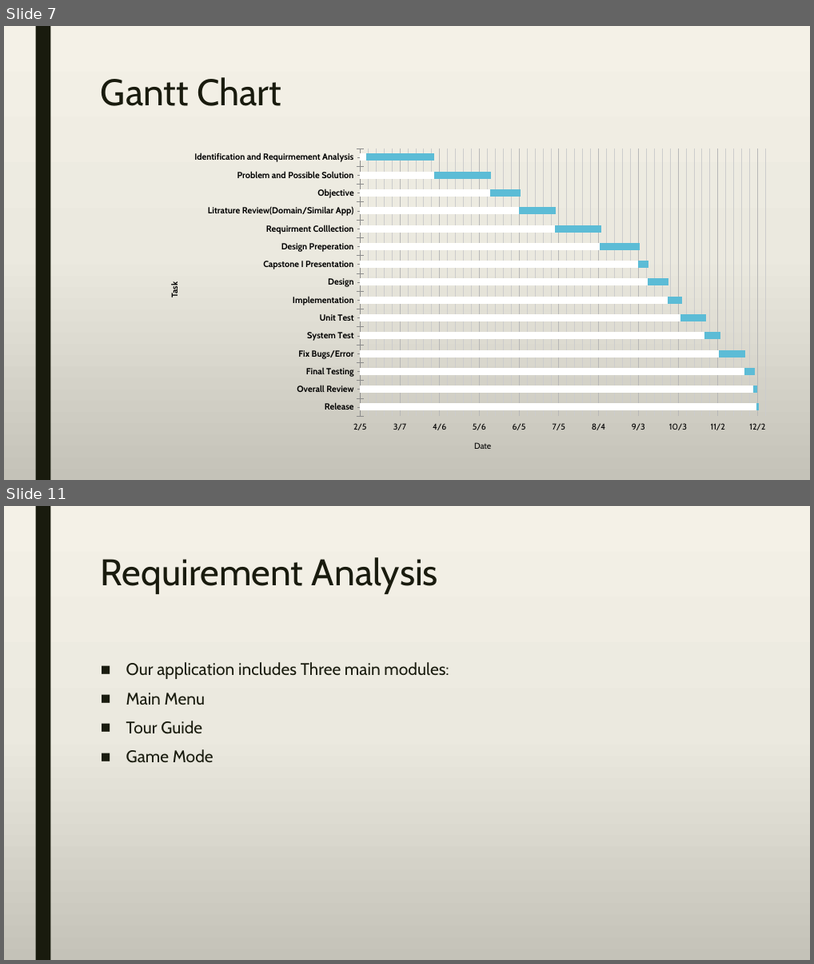
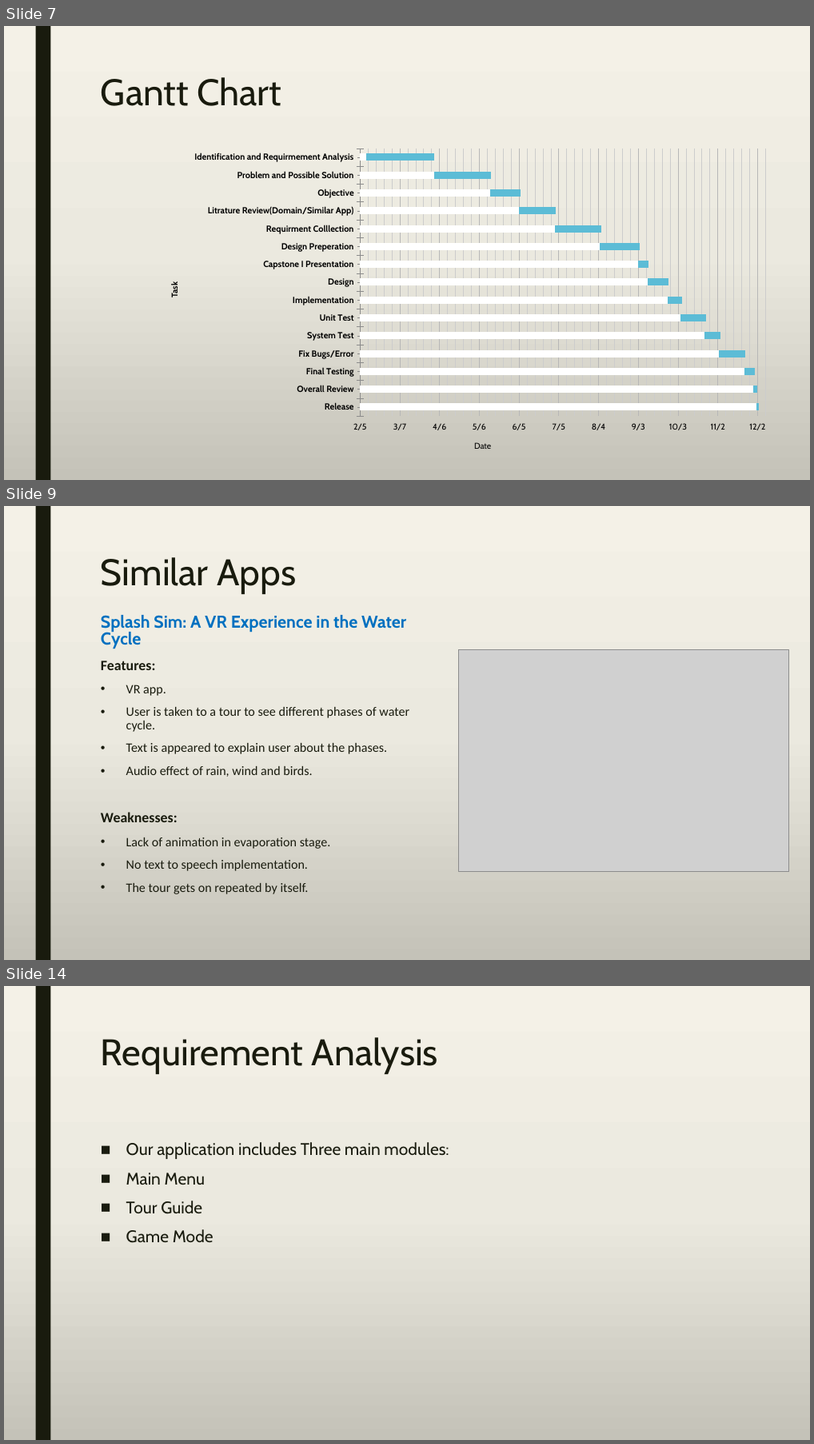
Before and after one commit to A-3li/Capstone, a slide deck: Capstone.pptx. Shown one above the other, each under a label of ours: slides 7 and 11 before the commit, slides 7, 9 and 14 after it; the slides between them are not shown. The pictures are 814x964 and 814x1444 pixels, drawn with LibreOffice and Linux fonts; fonts in the diff are those of the drawing; grey boxes stand for pictures. Boxes give left, top, right and bottom in pixels: in the first picture for what was removed or moved away, otherwise in the second. Text is boxed around its words. In the diff, an @@ line names an element or a change of style, - is before the commit and + after.

```diff
--- a/Capstone.pptx
+++ b/Capstone.pptx
@@ slide 9 added at <box>4,506,810,960</box>, background gradient #F4F2E7 to #EBEAE0 to #C4C3B9; not listed: 1 template element that a slide beside it also shows @@
@@ title added at <box>101,557,296,594</box>, 44 pt, text #191B0E @@
+Similar Apps
@@ text added at <box>101,615,410,894</box>, 15.3 pt, text #191B0E @@
+Splash Sim: A VR Experience in the Water Cycle
+Features:
+• VR app.
+• User is taken to a tour to see different phases of water cycle.
+• Text is appeared to explain user about the phases.
+• Audio effect of rain, wind and birds.
+Weaknesses:
+• Lack of animation in evaporation stage.
+• No text to speech implementation.
+• The tour gets on repeated by itself.
@@ picture added at <box>459,650,790,872</box> @@
@@ what was slide 11 is now slide 14 @@
```
Also in this commit, not shown: 1 slide changed, 5 other slides added, 3 slides removed.
